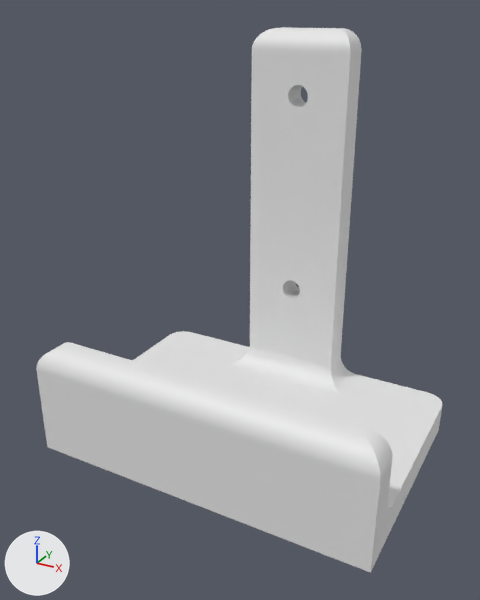
Two versions of the Blender file gym/device-holder/3d-model.blend, one commit apart.
Camera for both pictures: a camera (50 mm lens) standing at (6.75, -9.88, 10.18) and looking at (-0.07, 2.51, 3.98). Lighting does not change. The marker at lower left points along +X, +Y and +Z.

The first picture shows 'Device Holder'.
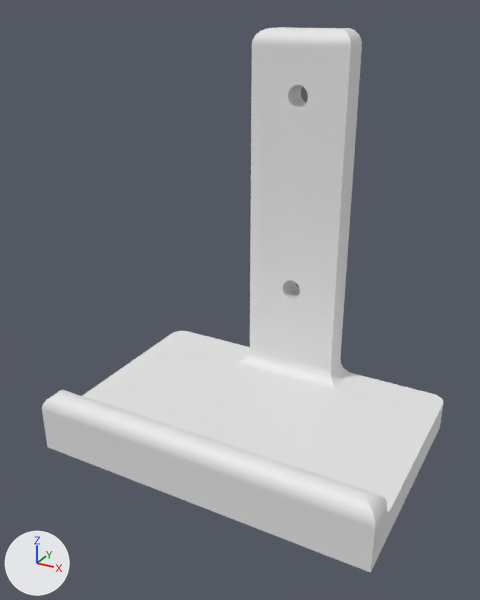
The edits, one by one:
me_cube_005 is used by ob_device_holder; location (0.0, 0.0, 0.0).
Before the commit, vertices of me_cube_005: 20 (1.25, 0.75, 2.75), 21 (-1.25, 0.75, 2.75), 22 (1.25, 0.0, 2.75), 23 (-1.25, 0.0, 2.75), 32 (-4.25, 0.0, 2.75).
Before the commit, vertices of me_cube_005: 33 (-4.25, 0.75, 2.75), 42 (4.25, 0.75, 2.75), 43 (4.25, 0.0, 2.75).
me_cube_005 had 44 vertices, 42 faces and spanned x -4.25..4.25, y 0.0..6.0, z 0.0..9.75.
me_cube_005 now has 44 vertices, 42 faces and spans x -4.25..4.25, y -0.01..6.0, z 0.0..9.75.
Part 1, on me_cube_005:
Vertices 20 to 23, 32, 33, 42, 43 of me_cube_005 move by (0.0, -0.01, -1.25).
me_cube_005 part 2: creased or bevel-weighted edges go from 16 to 19.

Location of each change, (x1, y1, x2, y2) in pixels of the pictures (480 x 600 px; the box of a moved part takes in the faces that stretch with it):
'Device Holder', reshaped: before (36, 27, 442, 573); after (42, 27, 443, 573)
part 1 of me_cube_005, moved or reshaped: before (36, 342, 393, 543); after (42, 390, 387, 543)
part 2 of me_cube_005, shading changed: (44, 27, 442, 573) in both
